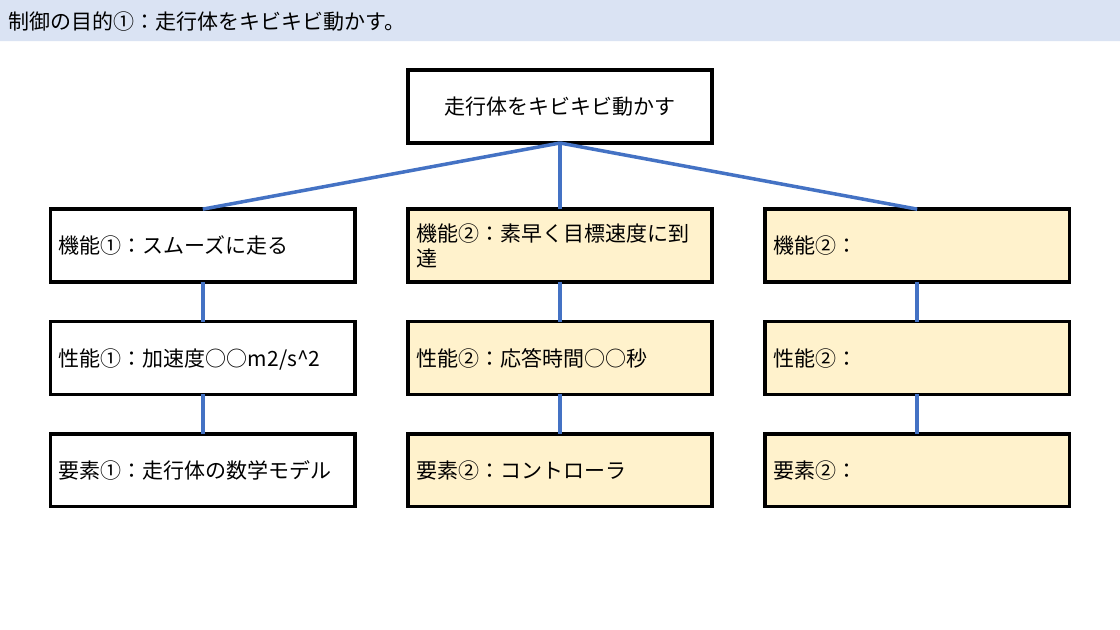
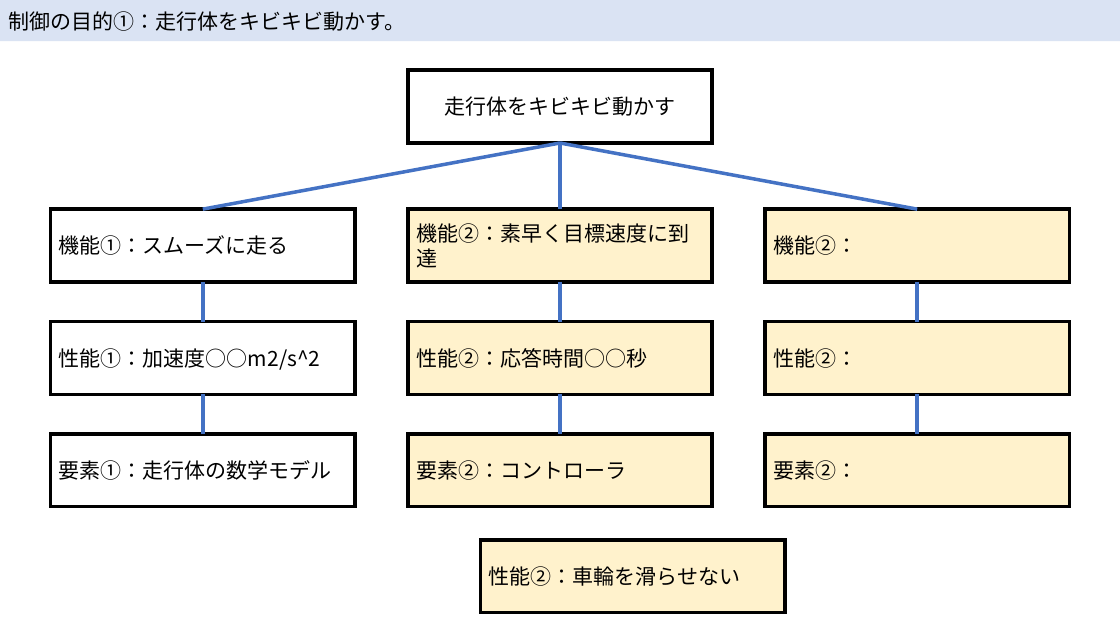
Before and after one commit to McRobo2019/ET_Robo_2019, a slide deck: slide 23 of Documents/hirojiren_設計ノート.pptx. Drawn at 1120x630 pixels with LibreOffice and Linux fonts; fonts in the diff are those of the drawing. Boxes give left, top, right and bottom in pixels: in the first picture for what was removed or moved away, otherwise in the second. Text is boxed around its words. In the diff, an @@ line names an element or a change of style, - is before the commit and + after.

```diff
--- a/Documents/hirojiren_設計ノート.pptx
+++ b/Documents/hirojiren_設計ノート.pptx
@@ rectangle added at (481, 540, 785, 613), fill #FFF2CC, outline #000000 3 pt, 18 pt, text #000000 @@
+性能②：車輪を滑らせない
```
Also in this commit, not shown: 1 other slide changed, 1 slide added, 1 slide removed.
